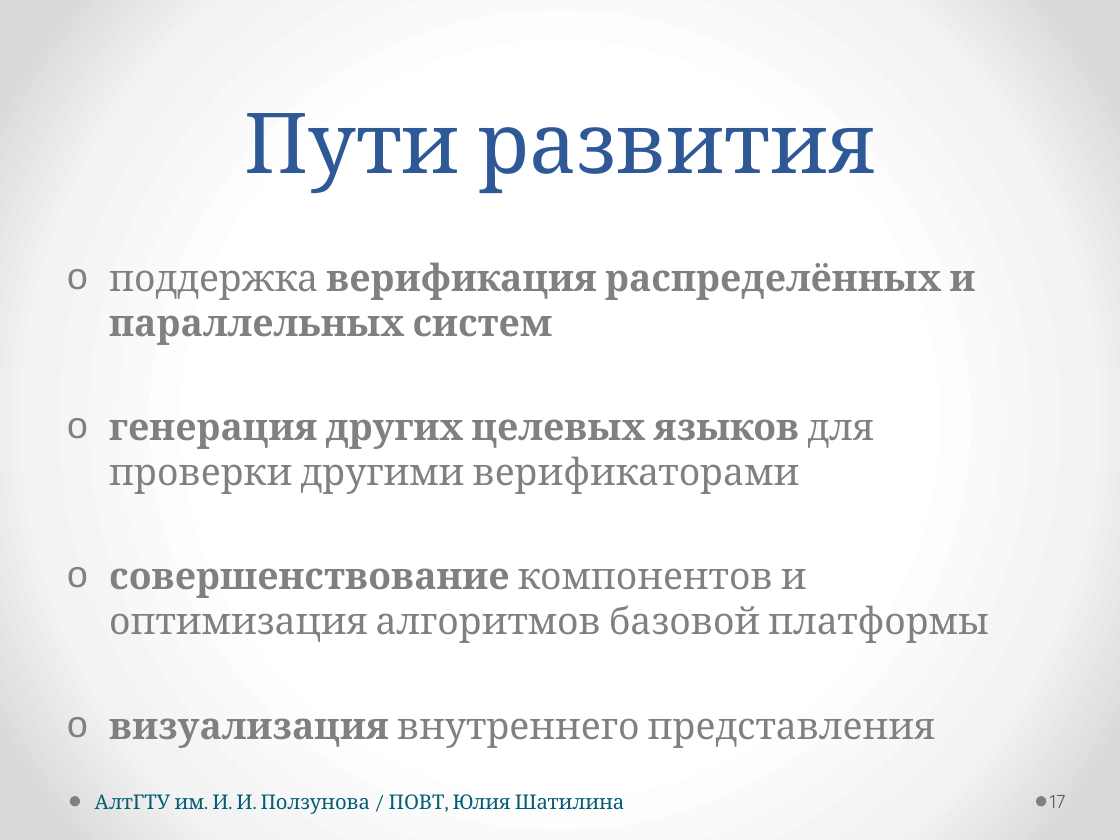
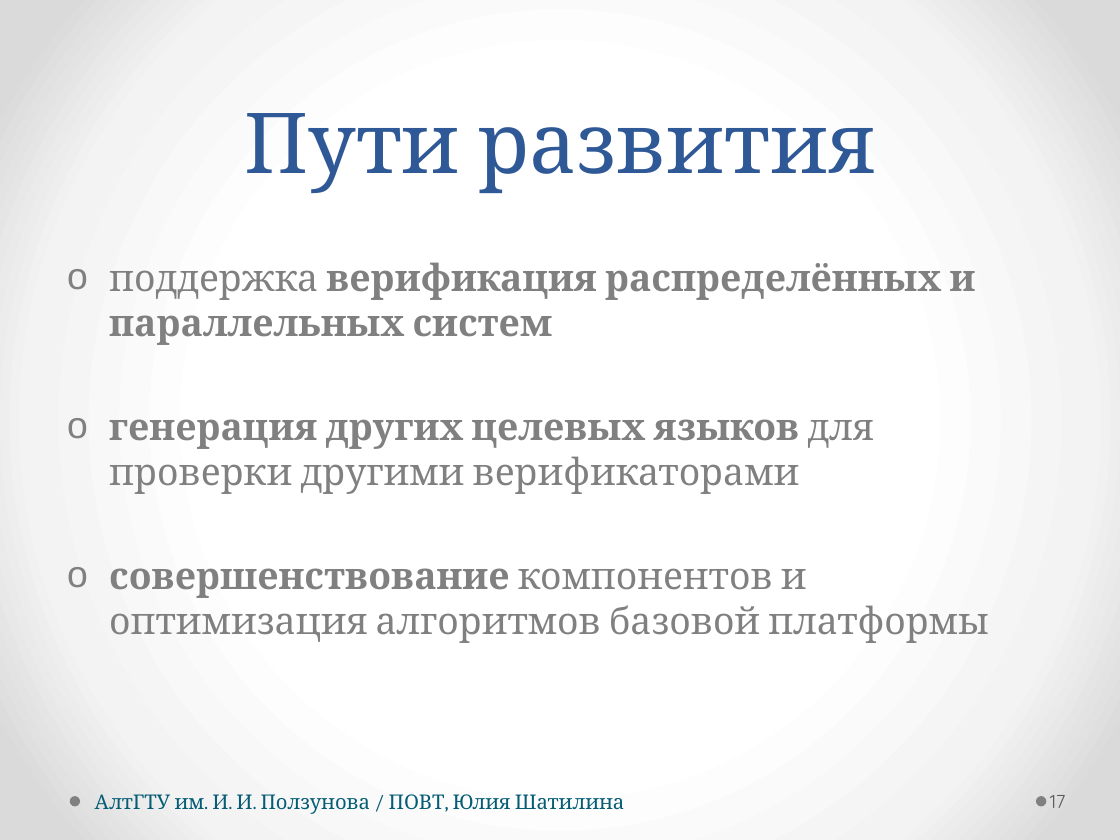
Before and after one commit to hisohito/proto-doc, a slide deck: slide 17 of shatilina.pptx. Drawn at 1120x840 pixels with LibreOffice and Linux fonts; fonts in the diff are those of the drawing. Boxes give left, top, right and bottom in pixels: in the first picture for what was removed or moved away, otherwise in the second. Text is boxed around its words. In the diff, an @@ line names an element or a change of style, - is before the commit and + after.

```diff
--- a/shatilina.pptx
+++ b/shatilina.pptx
@@ text at (x1=109, y1=718, x2=935, y2=748): paragraph removed @@
-o визуализация внутреннего представления
```
Also in this commit, not shown: 2 other slides changed, 3 slides removed, 1 other file.
